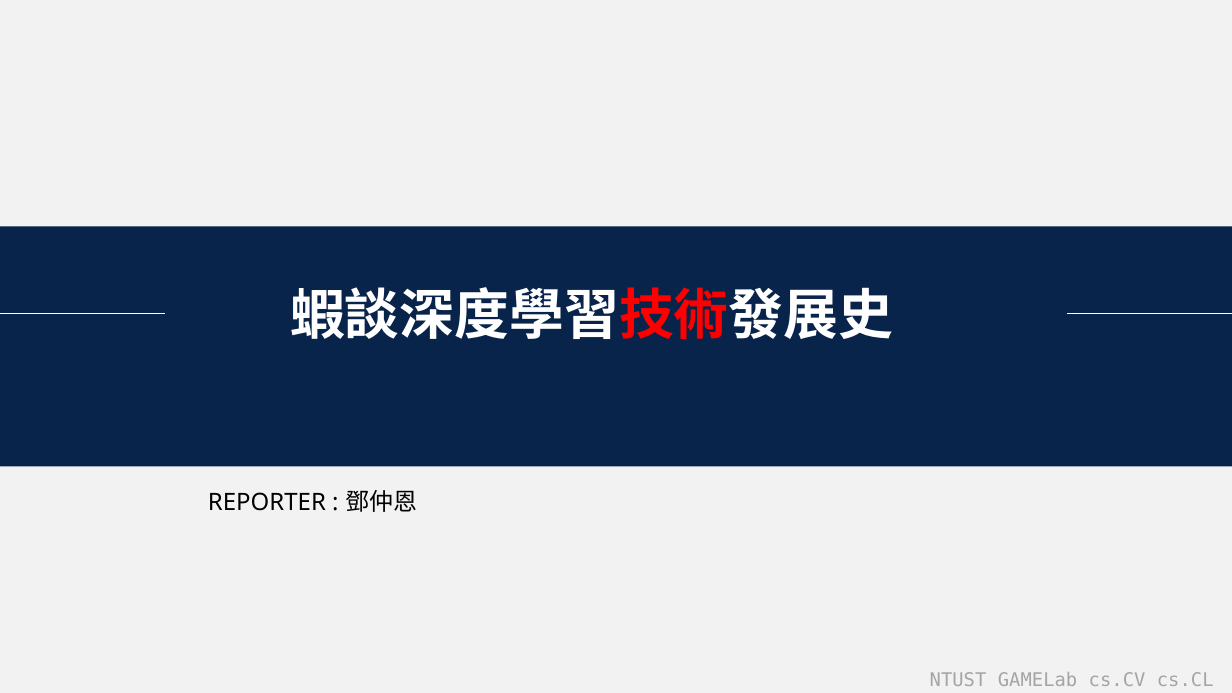
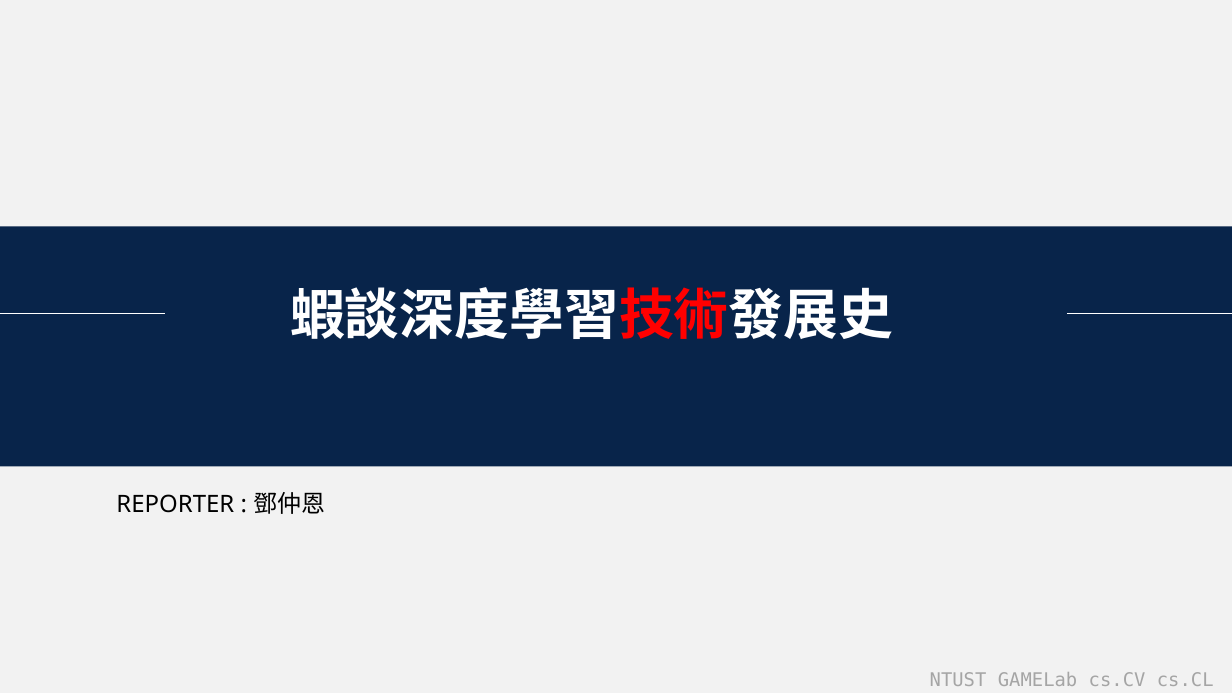
Before and after one commit to endman100/paper-, a slide deck: slide 1 of 蝦談深度學習技術發展史.pptx. Drawn at 1232x693 pixels with LibreOffice and Linux fonts; fonts in the diff are those of the drawing. Boxes give left, top, right and bottom in pixels: in the first picture for what was removed or moved away, otherwise in the second. Text is boxed around its words. In the diff, an @@ line names an element or a change of style, - is before the commit and + after.

```diff
--- a/蝦談深度學習技術發展史.pptx
+++ b/蝦談深度學習技術發展史.pptx
@@ text "REPORTER : 鄧仲恩" moved from (x1=208, y1=490, x2=417, y2=512) to (x1=116, y1=492, x2=325, y2=514) @@
```
Also in this commit, not shown: 6 other slides changed, 3 slides added.
